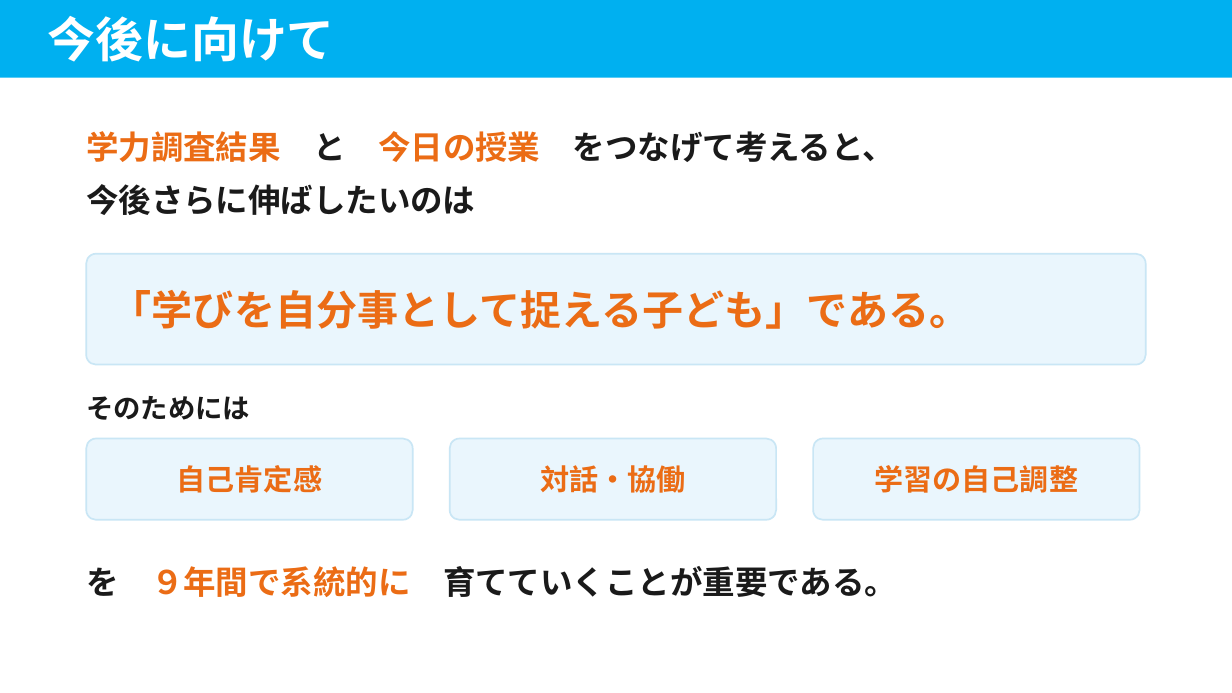
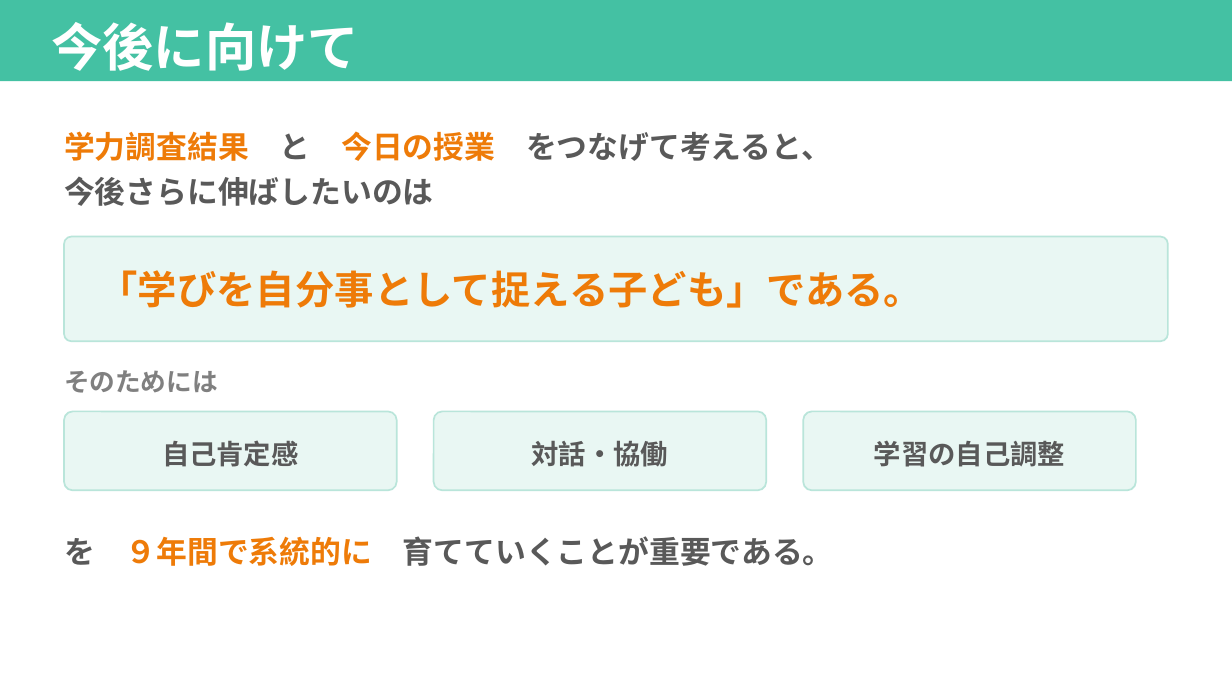
Before and after one commit to contynet730-star/con30, a slide deck: slide 13 of 指導課訪問_みらい青空学園/指導課訪問_５校時指導助言資料_みらい青空学園.pptx. Drawn at 1232x693 pixels with LibreOffice and Linux fonts; fonts in the diff are those of the drawing. Boxes give left, top, right and bottom in pixels: in the first picture for what was removed or moved away, otherwise in the second. Text is boxed around its words. In the diff, an @@ line names an element or a change of style, - is before the commit and + after.

```diff
--- a/指導課訪問_みらい青空学園/指導課訪問_５校時指導助言資料_みらい青空学園.pptx
+++ b/指導課訪問_みらい青空学園/指導課訪問_５校時指導助言資料_みらい青空学園.pptx
@@ rectangle "今後に向けて" at <box>0,0,1232,81</box>: size 28 to 30 pt; line spacing 1 to 1.2; fill #00B0F0 to #44C1A3 @@
@@ text "学力調査結果 と 今日の授業 をつなげて考えると、": place and size @@
-text "学力調査結果 と 今日の授業 をつなげて考えると、" at <box>86,131,895,215</box>
+text "学力調査結果 と 今日の授業 をつなげて考えると、" at <box>64,131,832,206</box>
@@ text "学力調査結果 と 今日の授業 をつなげて考えると、" at <box>64,131,832,206</box>: size 19 to 18 pt; text colour #EB6C15 to #EE7B08 in "学力調査結果 今日の授業"; text colour #1A1A1A to #595959 in "と をつなげて考えると、", "今後さらに伸ばしたいのは"; line spacing 1.35 to 1.2 @@
@@ rounded rectangle: place and size @@
-rounded rectangle at <box>86,254,1146,365</box>
+rounded rectangle at <box>64,237,1168,341</box>
@@ text "「学びを自分事として捉える子ども」である。": place and size @@
-text "「学びを自分事として捉える子ども」である。" at <box>111,290,971,329</box>
+text "「学びを自分事として捉える子ども」である。" at <box>99,270,924,308</box>
@@ text "「学びを自分事として捉える子ども」である。" at <box>99,270,924,308</box>: size 24 to 23 pt, text colour #EB6C15 to #EE7B08 @@
@@ text "そのためには": place and size @@
-text "そのためには" at <box>86,396,250,420</box>
+text "そのためには" at <box>64,370,218,393</box>
@@ text "そのためには" at <box>64,370,218,393</box>: size 16 to 15 pt, text colour #1A1A1A to #808080 @@
@@ size 17 to 16 pt, text colour #EB6C15 to #595959; line spacing 1 to 1.15 in 3 elements at <box>874,440,1065,467</box>, <box>532,441,668,467</box>, <box>162,440,298,467</box> @@
@@ text "自己肯定感": place and size @@
-text "自己肯定感" at <box>177,465,323,493</box>
+text "自己肯定感" at <box>162,440,298,467</box>
@@ fill #EAF6FD to #E9F7F3; outline #C9E6F5 1 pt to #B9E5DA 1 pt; proportions changed in 4 elements at <box>64,237,1168,341</box>, <box>803,411,1136,490</box>, <box>434,411,766,490</box>, <box>64,411,397,490</box> @@
@@ rounded rectangle: place and size @@
-rounded rectangle at <box>86,439,413,520</box>
+rounded rectangle at <box>64,411,397,490</box>
@@ text "対話・協働": place and size @@
-text "対話・協働" at <box>540,465,686,493</box>
+text "対話・協働" at <box>532,441,668,467</box>
@@ rounded rectangle: place and size @@
-rounded rectangle at <box>450,439,776,520</box>
+rounded rectangle at <box>434,411,766,490</box>
@@ text "学習の自己調整": place and size @@
-text "学習の自己調整" at <box>874,465,1078,493</box>
+text "学習の自己調整" at <box>874,440,1065,467</box>
@@ rounded rectangle: place and size @@
-rounded rectangle at <box>813,439,1140,520</box>
+rounded rectangle at <box>803,411,1136,490</box>
@@ text "を ９年間で系統的に 育てていくことが重要である。": place and size @@
-text "を ９年間で系統的に 育てていくことが重要である。" at <box>86,566,897,597</box>
+text "を ９年間で系統的に 育てていくことが重要である。" at <box>64,536,834,566</box>
@@ text "を ９年間で系統的に 育てていくことが重要である。" at <box>64,536,834,566</box>: size 19 to 18 pt; text colour #1A1A1A to #595959 in "を 育てていくことが重要である。"; text colour #EB6C15 to #EE7B08 in "９年間で系統的に" @@
```
Also in this commit, not shown: 13 other slides changed, 2 other files.
